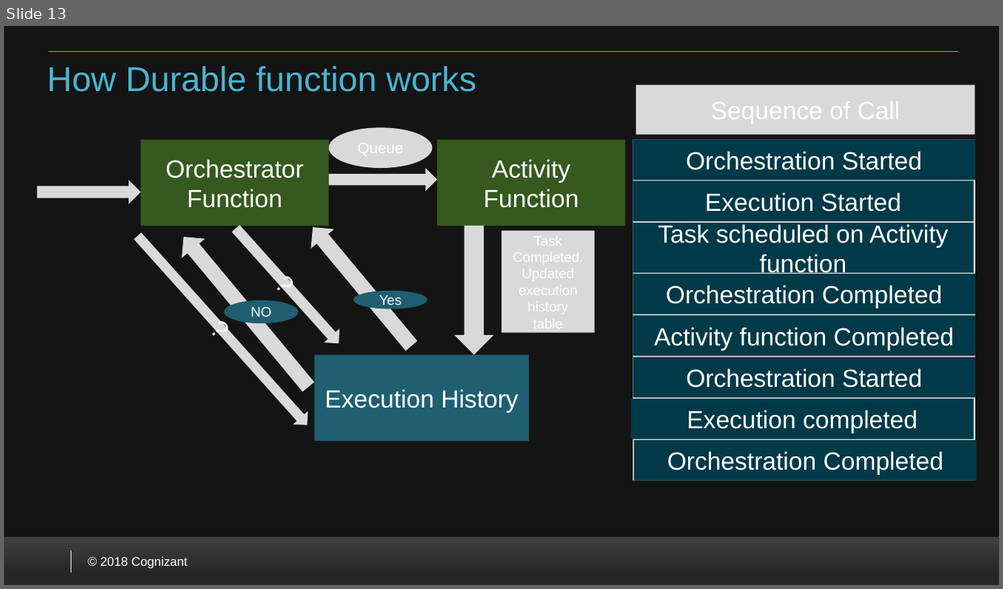
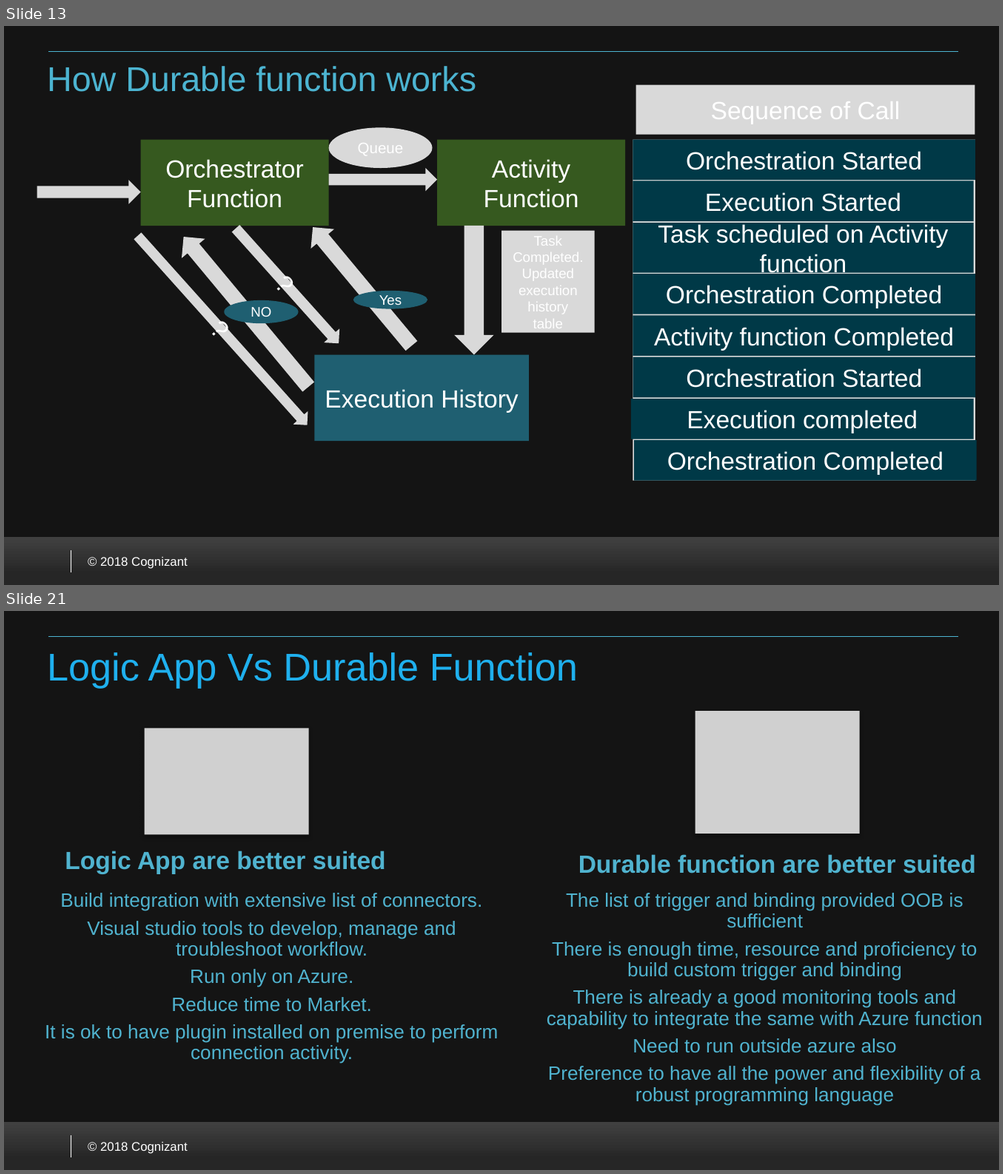
Before and after one commit to VenkateshSrini/MyDocuments, a slide deck: Azurefunction 2.0.pptx. Shown one above the other, each under a label of ours: slide 13 before the commit, slides 13 and 21 after it; the slides between them are not shown. The pictures are 1003x589 and 1003x1174 pixels, drawn with LibreOffice and Linux fonts; fonts in the diff are those of the drawing; grey boxes stand for pictures; background and template pictures are left out. Boxes give left, top, right and bottom in pixels: in the first picture for what was removed or moved away, otherwise in the second. Text is boxed around its words. In the diff, an @@ line names an element or a change of style, - is before the commit and + after.

Commit message:
Added the final version

```diff
--- a/Azurefunction 2.0.pptx
+++ b/Azurefunction 2.0.pptx
@@ slide 21 added at (4, 611, 999, 1170), background #FFFFFF; not listed: 5 template elements that a slide beside it also shows @@
@@ title added at (47, 652, 578, 688), 28 pt, text #1FB0EE @@
+Logic App Vs Durable Function
@@ group added at (45, 712, 982, 1106): 4 texts, 2 pictures @@
+Logic App are better suited
+Build integration with extensive list of connectors.
+Visual studio tools to develop, manage and troubleshoot workflow.
+Run only on Azure.
+Reduce time to Market.
+It is ok to have plugin installed on premise to perform connection activity.
+Durable function are better suited
+The list of trigger and binding provided OOB is sufficient
+There is enough time, resource and proficiency to build custom trigger and binding
+There is already a good monitoring tools and capability to integrate the same with Azure function
+Need to run outside azure also
+Preference to have all the power and flexibility of a robust programming language
```
Also in this commit, not shown: 7 other slides added.
